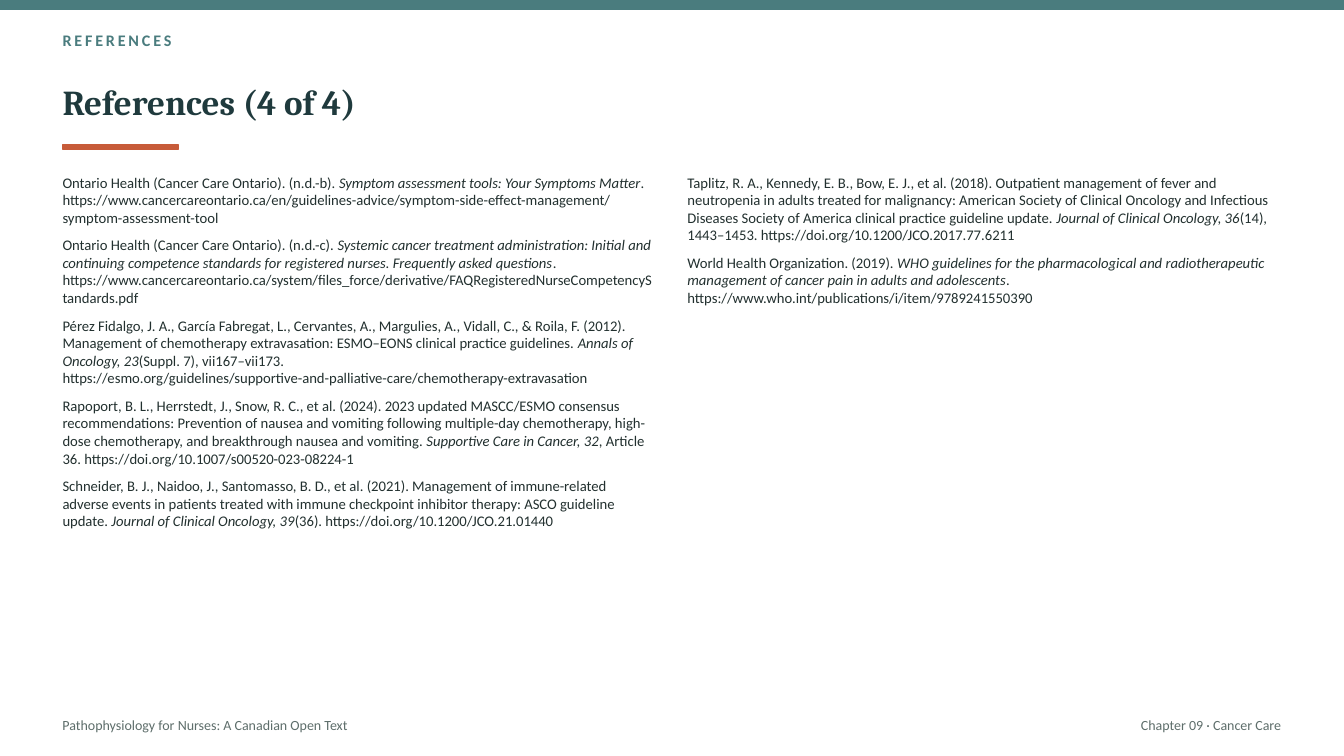
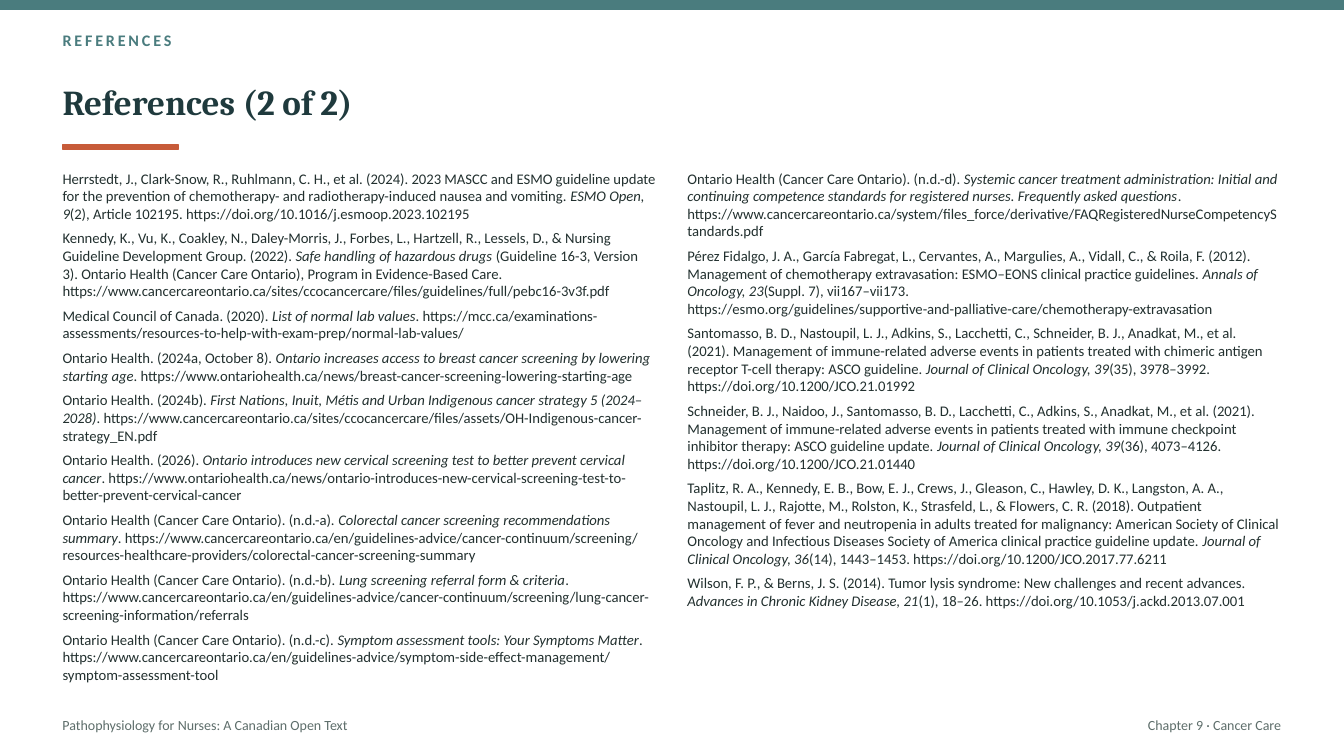
Before and after one commit to andrewleenl/opensourcenursing, a slide deck: slide 49 of Ch09_Cancer_Care_Lecture_Presentation.pptx (slide 72 before the commit). Drawn at 1344x756 pixels with LibreOffice and Linux fonts; fonts in the diff are those of the drawing. Boxes give left, top, right and bottom in pixels: in the first picture for what was removed or moved away, otherwise in the second. Text is boxed around its words. In the diff, an @@ line names an element or a change of style, - is before the commit and + after.

```diff
--- a/Ch09_Cancer_Care_Lecture_Presentation.pptx
+++ b/Ch09_Cancer_Care_Lecture_Presentation.pptx
@@ title at <box>63,89,352,121</box>: text changed @@
-References (4 of 4)
+References (2 of 2)
@@ text added at <box>63,173,655,683</box>, 10.5 pt, text #22302F @@
+Herrstedt, J., Clark-Snow, R., Ruhlmann, C. H., et al. (2024). 2023 MASCC and ESMO guideline update for the prevention of chemotherapy- and radiotherapy-induced nausea and vomiting. ESMO Open, 9(2), Article 102195. https://doi.org/10.1016/j.esmoop.2023.102195
+Kennedy, K., Vu, K., Coakley, N., Daley-Morris, J., Forbes, L., Hartzell, R., Lessels, D., & Nursing Guideline Development Group. (2022). Safe handling of hazardous drugs (Guideline 16-3, Version 3). Ontario Health (Cancer Care Ontario), Program in Evidence-Based Care. https://www.cancercareontario.ca/sites/ccocancercare/files/guidelines/full/pebc16-3v3f.pdf
+Medical Council of Canada. (2020). List of normal lab values. https://mcc.ca/examinations-assessments/resources-to-help-with-exam-prep/normal-lab-values/
+Ontario Health. (2024a, October 8). Ontario increases access to breast cancer screening by lowering starting age. https://www.ontariohealth.ca/news/breast-cancer-screening-lowering-starting-age
+Ontario Health. (2024b). First Nations, Inuit, Métis and Urban Indigenous cancer strategy 5 (2024–2028). https://www.cancercareontario.ca/sites/ccocancercare/files/assets/OH-Indigenous-cancer-strategy_EN.pdf
+Ontario Health. (2026). Ontario introduces new cervical screening test to better prevent cervical cancer. https://www.ontariohealth.ca/news/ontario-introduces-new-cervical-screening-test-to-better-prevent-cervical-cancer
+Ontario Health (Cancer Care Ontario). (n.d.-a). Colorectal cancer screening recommendations summary. https://www.cancercareontario.ca/en/guidelines-advice/cancer-continuum/screening/resources-healthcare-providers/colorectal-cancer-screening-summary
+Ontario Health (Cancer Care Ontario). (n.d.-b). Lung screening referral form & criteria. https://www.cancercareontario.ca/en/guidelines-advice/cancer-continuum/screening/lung-cancer-screening-information/referrals
+Ontario Health (Cancer Care Ontario). (n.d.-c). Symptom assessment tools: Your Symptoms Matter. https://www.cancercareontario.ca/en/guidelines-advice/symptom-side-effect-management/symptom-assessment-tool
@@ text at <box>687,173,1278,239</box>: text changed @@
-Ontario Health (Cancer Care Ontario). (n.d.-b). Symptom assessment tools: Your Symptoms Matter. https://www.cancercareontario.ca/en/guidelines-advice/symptom-side-effect-management/symptom-assessment-tool
-Ontario Health (Cancer Care Ontario). (n.d.-c). Systemic cancer treatment administration: Initial and continuing competence standards for registered nurses. Frequently asked questions. https://www.cancercareontario.ca/system/files_force/derivative/FAQRegisteredNurseCompetencyStandards.pdf
+Ontario Health (Cancer Care Ontario). (n.d.-d). Systemic cancer treatment administration: Initial and continuing competence standards for registered nurses. Frequently asked questions. https://www.cancercareontario.ca/system/files_force/derivative/FAQRegisteredNurseCompetencyStandards.pdf
@@ text "Ontario Health (Cancer Care Ontario). ...": place and size @@
-text "Ontario Health (Cancer Care Ontario). ..." at <box>63,177,652,529</box>
+text "Ontario Health (Cancer Care Ontario). ..." at <box>687,173,1279,609</box>
@@ text removed at <box>687,177,1268,306</box> @@
-Taplitz, R. A., Kennedy, E. B., Bow, E. J., et al. (2018). Outpatient management of fever and neutropenia in adults treated for malignancy: American Society of Clinical Oncology and Infectious Diseases Society of America clinical practice guideline update. Journal of Clinical Oncology, 36(14), 1443–1453. https://doi.org/10.1200/JCO.2017.77.6211
-World Health Organization. (2019). WHO guidelines for the pharmacological and radiotherapeutic management of cancer pain in adults and adolescents. https://www.who.int/publications/i/item/9789241550390
@@ text at <box>687,250,1258,317</box>: less space between paragraphs @@
@@ text at <box>687,327,1279,609</box>: text changed @@
-Rapoport, B. L., Herrstedt, J., Snow, R. C., et al. (2024). 2023 updated MASCC/ESMO consensus recommendations: Prevention of nausea and vomiting following multiple-day chemotherapy, high-dose chemotherapy, and breakthrough nausea and vomiting. Supportive Care in Cancer, 32, Article 36. https://doi.org/10.1007/s00520-023-08224-1
-Schneider, B. J., Naidoo, J., Santomasso, B. D., et al. (2021). Management of immune-related adverse events in patients treated with immune checkpoint inhibitor therapy: ASCO guideline update. Journal of Clinical Oncology, 39(36). https://doi.org/10.1200/JCO.21.01440
+Santomasso, B. D., Nastoupil, L. J., Adkins, S., Lacchetti, C., Schneider, B. J., Anadkat, M., et al. (2021). Management of immune-related adverse events in patients treated with chimeric antigen receptor T-cell therapy: ASCO guideline. Journal of Clinical Oncology, 39(35), 3978–3992. https://doi.org/10.1200/JCO.21.01992
+Schneider, B. J., Naidoo, J., Santomasso, B. D., Lacchetti, C., Adkins, S., Anadkat, M., et al. (2021). Management of immune-related adverse events in patients treated with immune checkpoint inhibitor therapy: ASCO guideline update. Journal of Clinical Oncology, 39(36), 4073–4126. https://doi.org/10.1200/JCO.21.01440
+Taplitz, R. A., Kennedy, E. B., Bow, E. J., Crews, J., Gleason, C., Hawley, D. K., Langston, A. A., Nastoupil, L. J., Rajotte, M., Rolston, K., Strasfeld, L., & Flowers, C. R. (2018). Outpatient management of fever and neutropenia in adults treated for malignancy: American Society of Clinical Oncology and Infectious Diseases Society of America clinical practice guideline update. Journal of Clinical Oncology, 36(14), 1443–1453. https://doi.org/10.1200/JCO.2017.77.6211
+Wilson, F. P., & Berns, J. S. (2014). Tumor lysis syndrome: New challenges and recent advances. Advances in Chronic Kidney Disease, 21(1), 18–26. https://doi.org/10.1053/j.ackd.2013.07.001
@@ text at <box>1148,720,1281,732</box>: text changed @@
-Chapter 09 · Cancer Care
+Chapter 9 · Cancer Care
```
Also in this commit, not shown: 3 other slides changed, 46 slides added, 69 slides removed, 16 other files.
